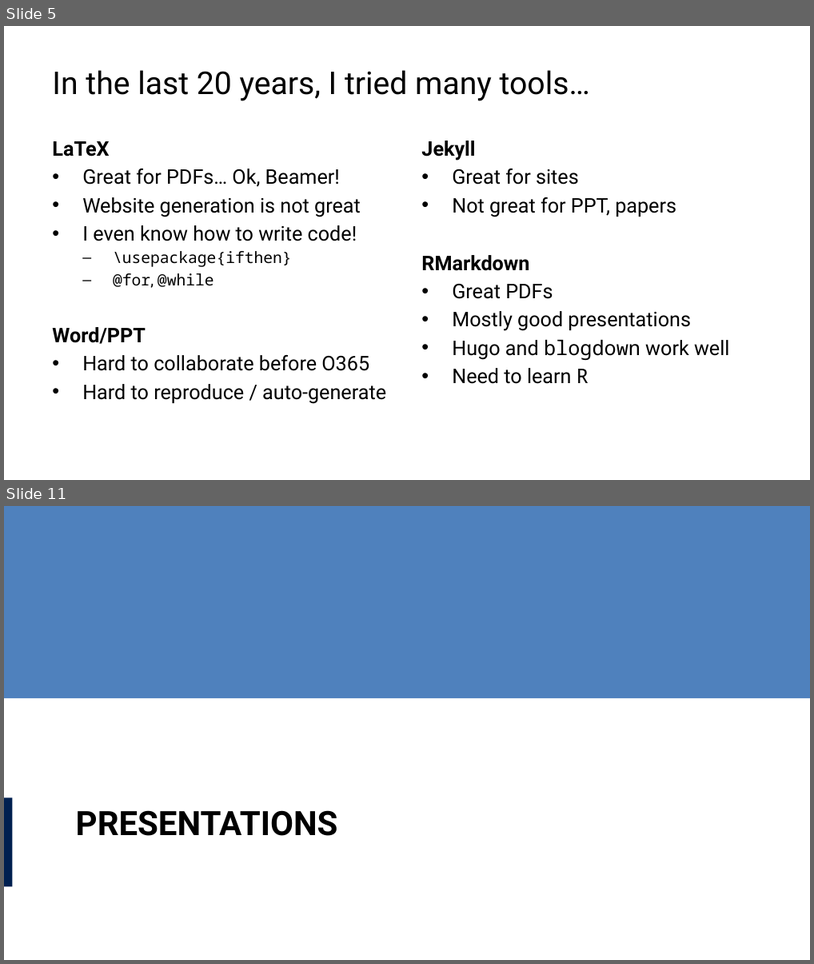
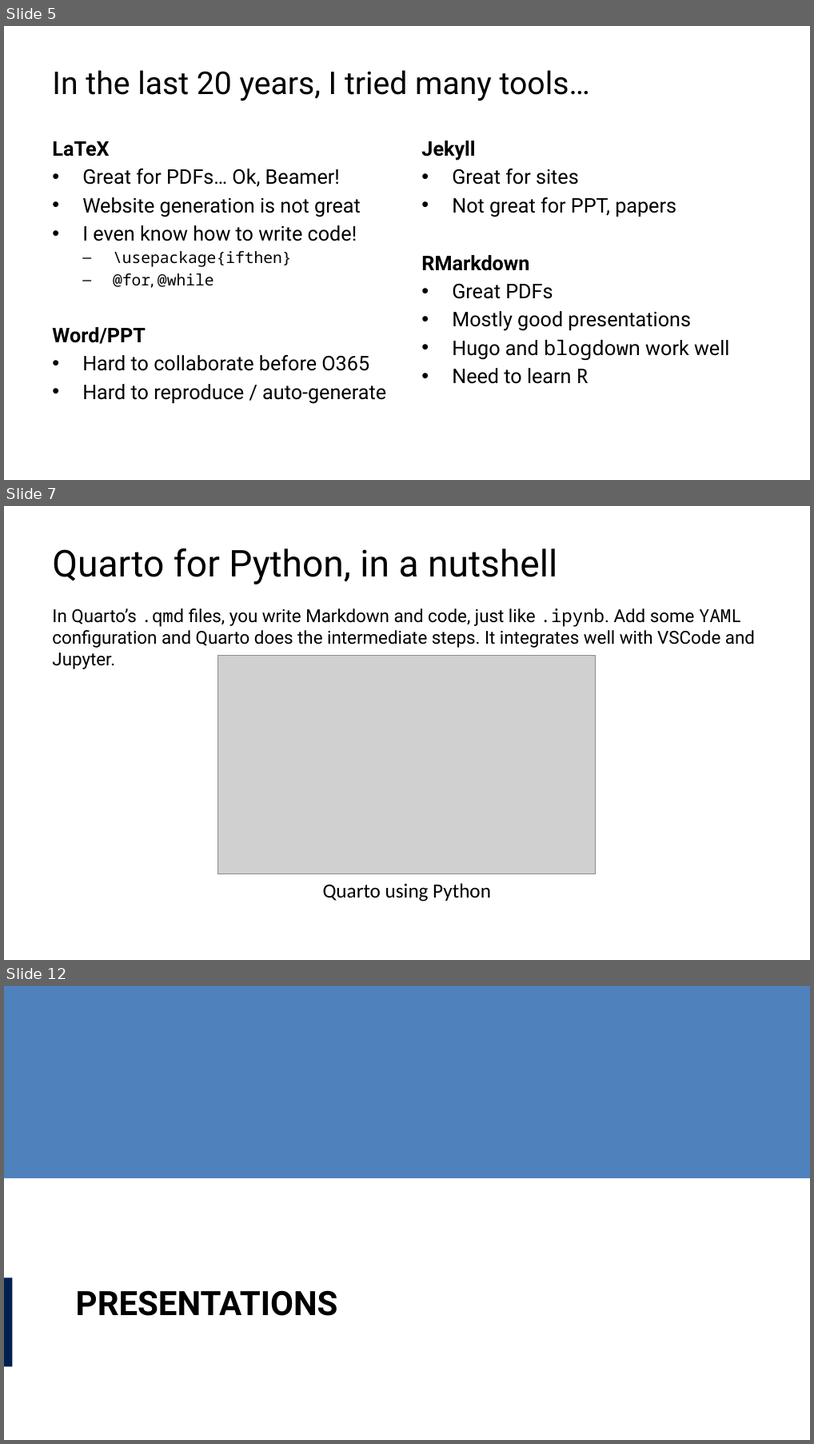
Before and after one commit to lucas-a-meyer/using-quarto, a slide deck: docs/using-quarto-ppt.pptx. Shown one above the other, each under a label of ours: slides 5 and 11 before the commit, slides 5, 7 and 12 after it; the slides between them are not shown. The pictures are 814x964 and 814x1444 pixels, drawn with LibreOffice and Linux fonts; fonts in the diff are those of the drawing; grey boxes stand for pictures. Boxes give left, top, right and bottom in pixels: in the first picture for what was removed or moved away, otherwise in the second. Text is boxed around its words. In the diff, an @@ line names an element or a change of style, - is before the commit and + after.

Commit message:
First version of 'Why Quarto' section

```diff
--- a/docs/using-quarto-ppt.pptx
+++ b/docs/using-quarto-ppt.pptx
@@ slide 7 added at [4, 506, 810, 960], background #FFFFFF @@
@@ title added at [52, 548, 558, 584], 33 pt, text #000000 @@
+Quarto for Python, in a nutshell
@@ text added at [52, 608, 755, 648], 16 pt, text #000000 @@
+In Quarto’s .qmd files, you write Markdown and code, just like .ipynb. Add some YAML configuration and Quarto does the intermediate steps. It integrates well with VSCode and Jupyter.
@@ picture added at [218, 655, 595, 874] @@
@@ text added at [323, 883, 491, 901], 18 pt, text #000000 @@
+Quarto using Python
@@ what was slide 11 is now slide 12 @@
```
Also in this commit, not shown: 3 slides changed, 8 other slides added, 4 slides removed, 14 other files.
